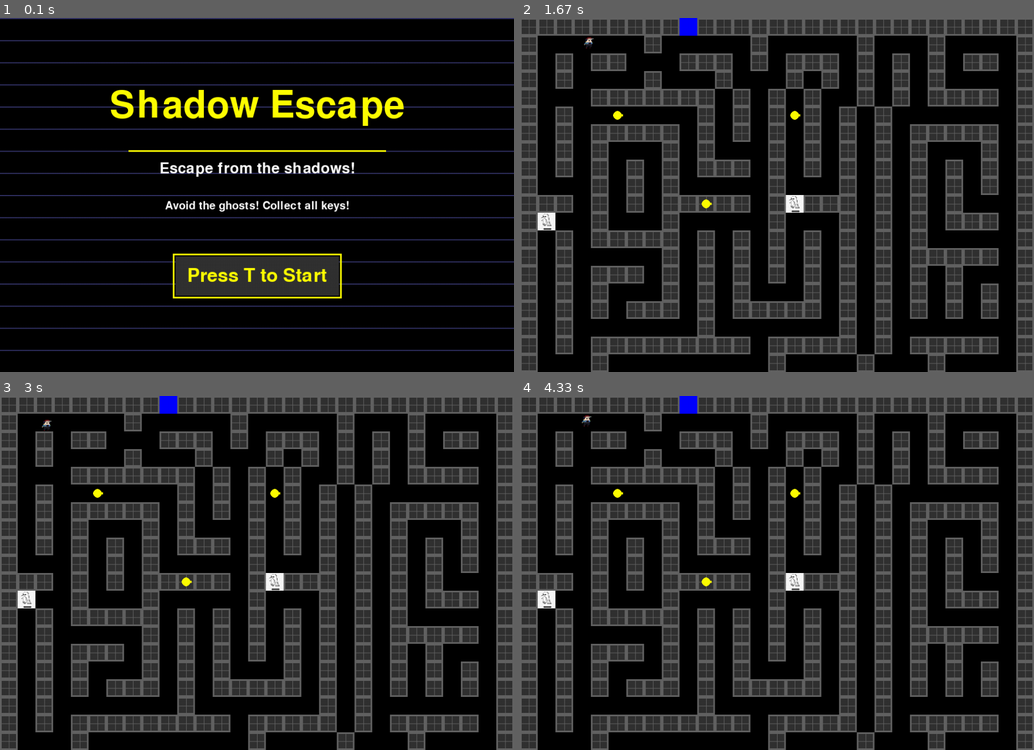
Above: before the commit, frames 1-4 (two rows, left to right).
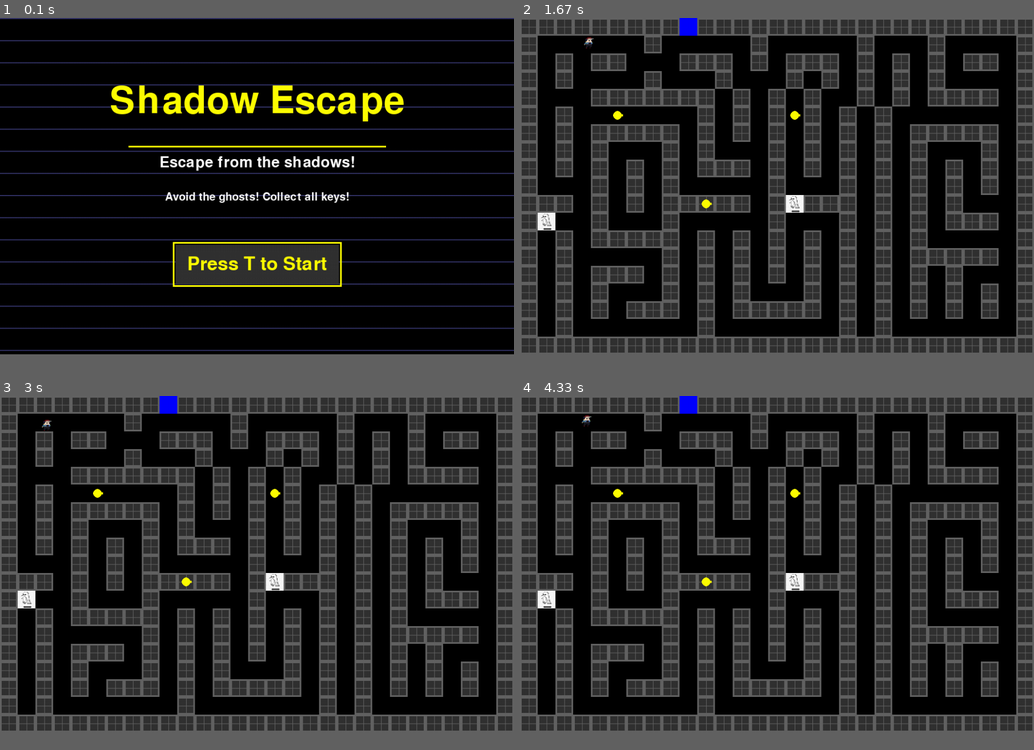
Above: after the commit, the same moments.

Repository: santiagoclarencejames24-jpg/Pygame-Shadow-Escape
Game: pygame game, started from Shadowescape.py
The game is run twice, just before and just after one commit, with the same random seed, the same clock (stepped at 60 frames per second) and the same inputs.
Inputs:
- Up to frame 1 (0.1 s): no input
- Up to frame 2 (1.67 s): tap T at 0.33 s; hold Right 0.67-1.13 s; hold Up 1.17-1.47 s; hold Right from 1.5 s (still down)
- Up to frame 3 (3 s): release Right at 1.97 s; hold Left 2-2.53 s; hold Down 2.57-2.87 s; hold Left from 2.9 s (still down)
- Up to frame 4 (4.33 s): release Left at 3.3 s; hold Up 3.33-3.7 s; hold Right from 3.73 s (still down)
In our replay, the window is 900x620 before the commit and 900x589 after it. These sizes can differ from the game's own. Grey fills any space a smaller window leaves; there, only what the larger window draws over its background counts as a difference.

The runs differ from the first frame. In frame 1, 8.5% of the frame differs, in the area x 21-79%, y 19-80%; in frame 2, 2.1%; in frame 3, 2.1%; in frame 4, 2.1%.

Commit message:
Refactor map layout by removing unnecessary rows

Diff:
--- a/Shadowescape.py
+++ b/Shadowescape.py
@@ -23,8 +23,7 @@
     "#.#.#...#.#.#...#.#.#.#.#.#.#",
     "#.#.#.###.#.#####.#.#.#.#.#.#",
     "#.#.......#.......#.#.......#",
-    "#.#.#########.#####.#.#####.#",
-    "#...#.........#....#...#....#",
+    "#############################",
 ]
 
 # Constants
